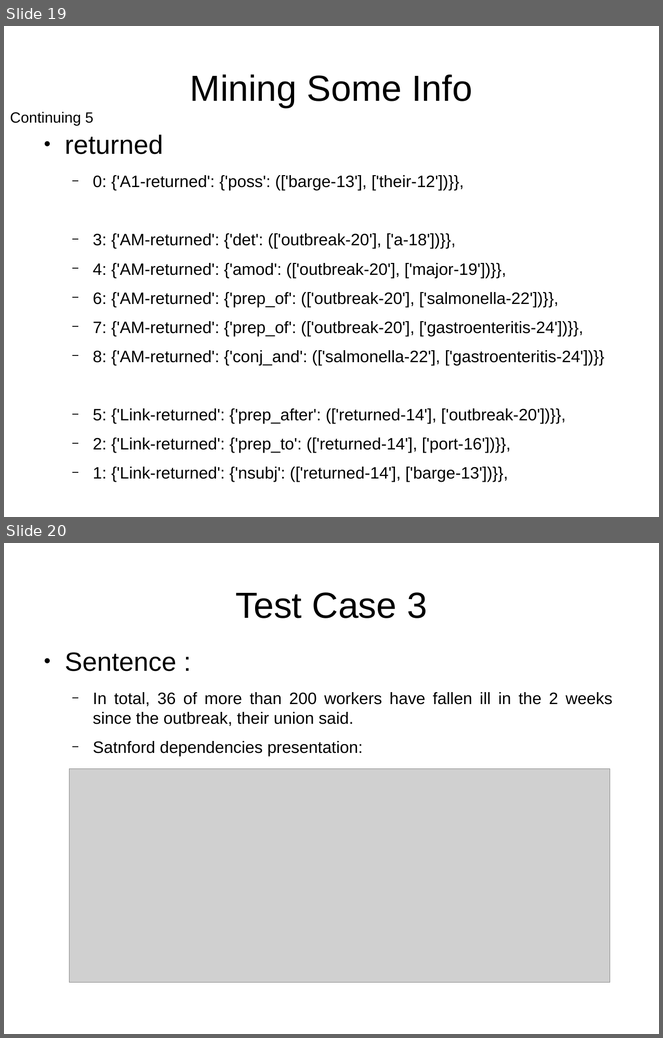
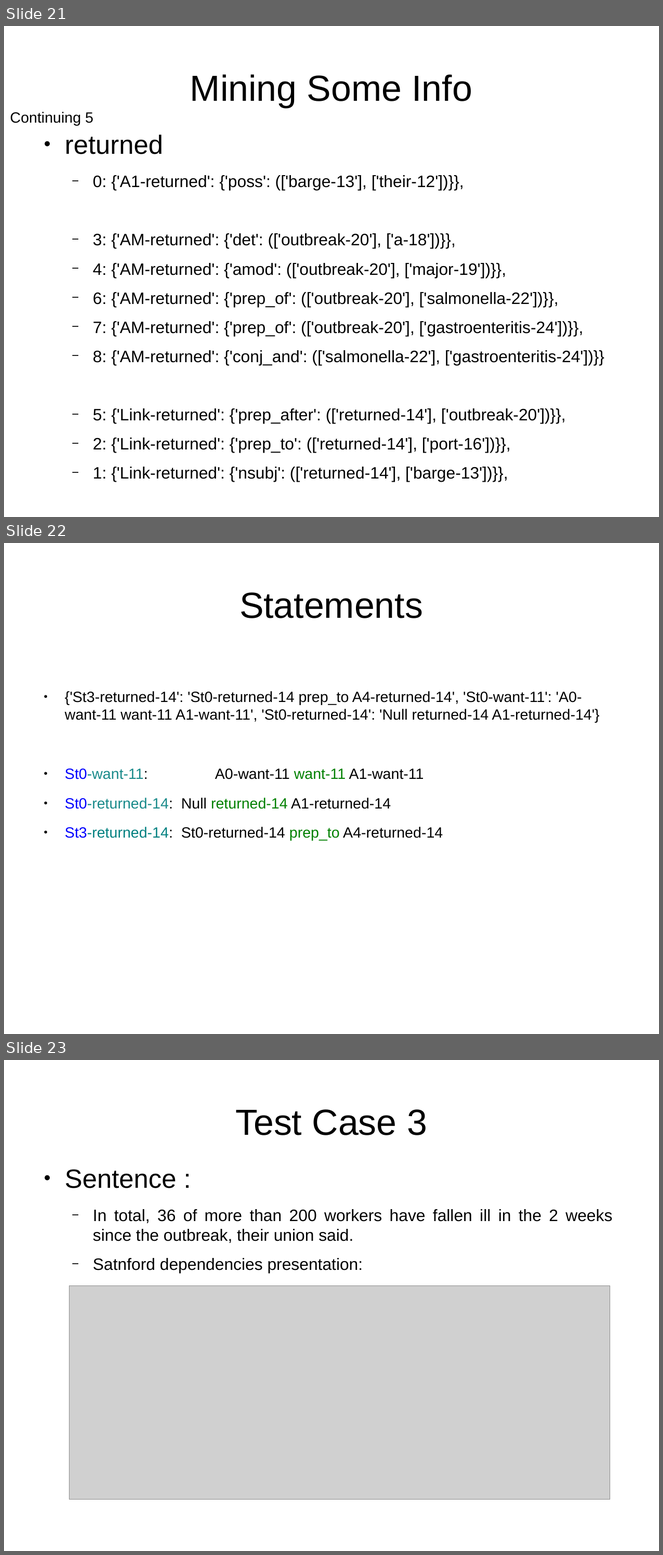
Before and after one commit to adreena/SemanticRoleMiner, a slide deck: testCases/TestCases.odp. Shown one above the other, each under a label of ours: slides 19 and 20 before the commit, slides 21, 22 and 23 after it. The pictures are 663x1038 and 663x1555 pixels, drawn with LibreOffice and Linux fonts; fonts in the diff are those of the drawing; grey boxes stand for pictures. Boxes give left, top, right and bottom in pixels: in the first picture for what was removed or moved away, otherwise in the second. Text is boxed around its words. In the diff, an @@ line names an element or a change of style, - is before the commit and + after.

Commit message:
statement Args completed

```diff
--- a/testCases/TestCases.odp
+++ b/testCases/TestCases.odp
@@ slide 22 added at (x1=4, y1=543, x2=659, y2=1034), background #FFFFFF @@
@@ title added at (x1=240, y1=592, x2=423, y2=618), 44 pt, text #000000 @@
+Statements
@@ text added at (x1=65, y1=691, x2=600, y2=841), 18 pt, text #000000 @@
+● {'St3-returned-14': 'St0-returned-14 prep_to A4-returned-14', 'St0-want-11': 'A0-want-11 want-11 A1-want-11', 'St0-returned-14': 'Null returned-14 A1-returned-14'}
+● St0-want-11: A0-want-11 want-11 A1-want-11
+● St0-returned-14: Null returned-14 A1-returned-14
+● St3-returned-14: St0-returned-14 prep_to A4-returned-14
@@ what was slide 19 is now slide 21 @@
@@ what was slide 20 is now slide 23 @@
```
Also in this commit, not shown: 1 slide changed, 5 other slides added, 7 other files.
